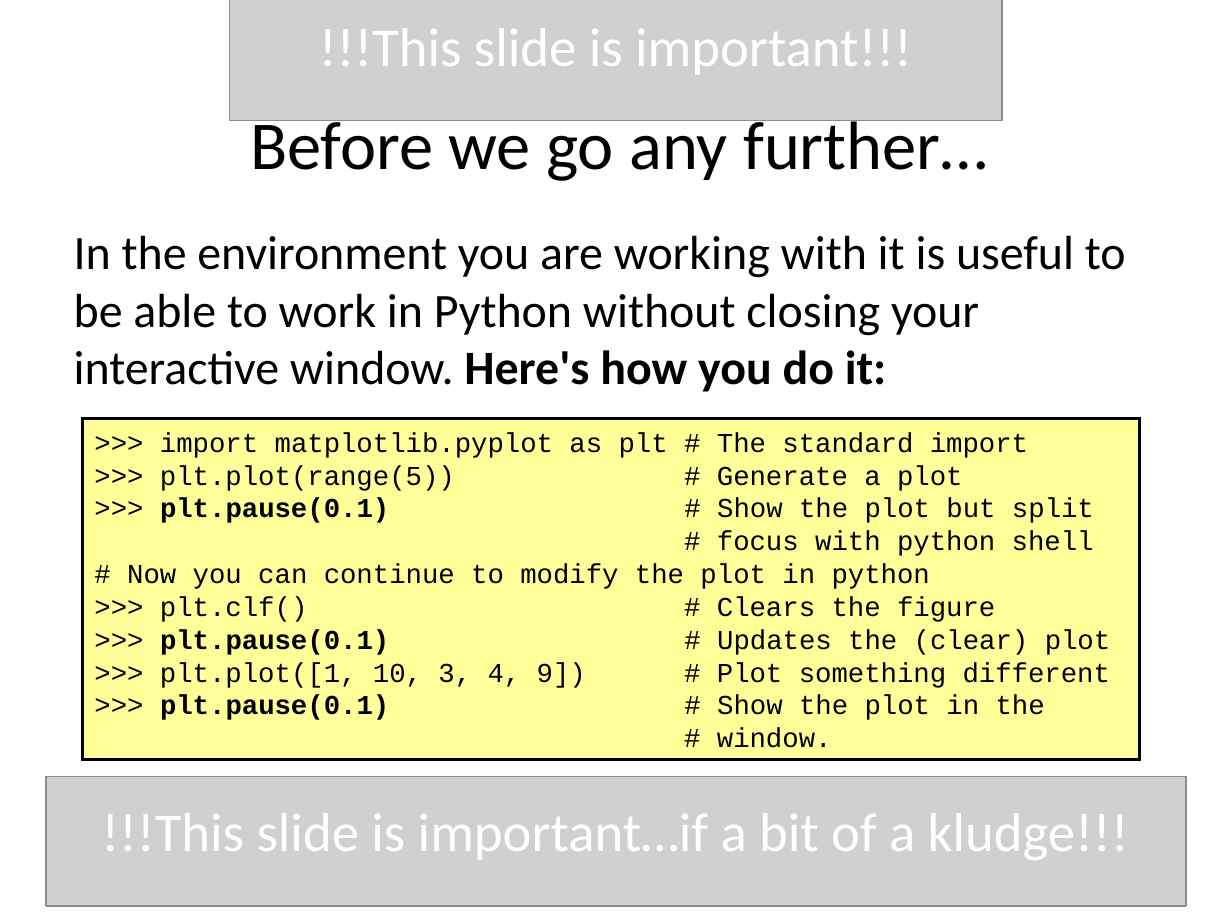
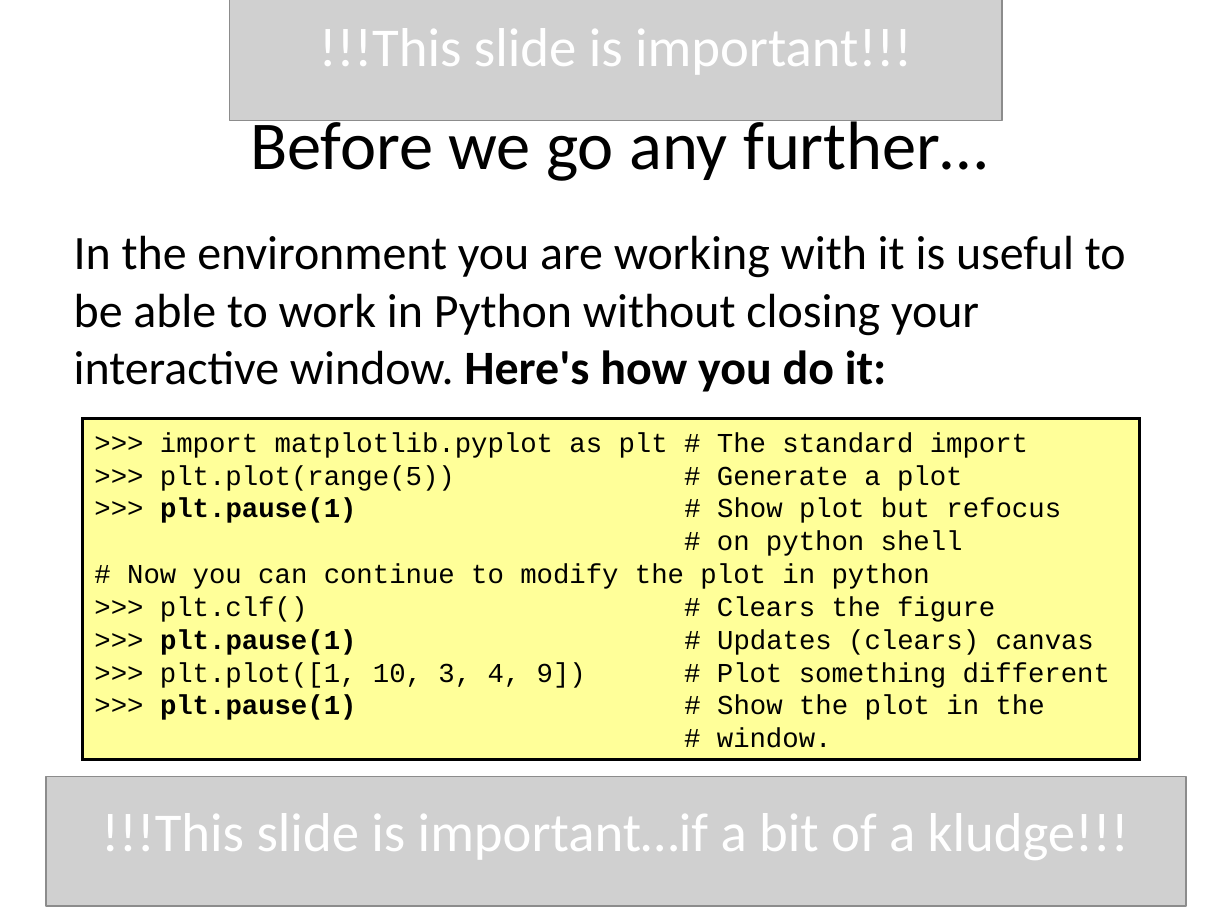
Before and after one commit to ncasuk/ncas-isc, a slide deck: slide 8 of python/presentations/visualisation/matplotlib_and_basemap.ppt. Drawn at 1232x924 pixels with LibreOffice and Linux fonts; fonts in the diff are those of the drawing; grey boxes stand for pictures; background and template pictures are left out. Boxes give left, top, right and bottom in pixels: in the first picture for what was removed or moved away, otherwise in the second. Text is boxed around its words. In the diff, an @@ line names an element or a change of style, - is before the commit and + after.

```diff
--- a/python/presentations/visualisation/matplotlib_and_basemap.ppt
+++ b/python/presentations/visualisation/matplotlib_and_basemap.ppt
@@ text in rectangle at (x1=160, y1=498, x2=1061, y2=556): text changed @@
->>> plt.pause(0.1) # Show the plot but split
-# focus with python shell
+>>> plt.pause(1) # Show plot but refocus
+# on python shell
@@ text in rectangle at (x1=160, y1=629, x2=1094, y2=655): text changed @@
->>> plt.pause(0.1) # Updates the (clear) plot
+>>> plt.pause(1) # Updates (clears) canvas
@@ text in rectangle at (x1=160, y1=695, x2=1045, y2=720): text changed @@
->>> plt.pause(0.1) # Show the plot in the
+>>> plt.pause(1) # Show the plot in the
```
Also in this commit, not shown: 11 other files.
